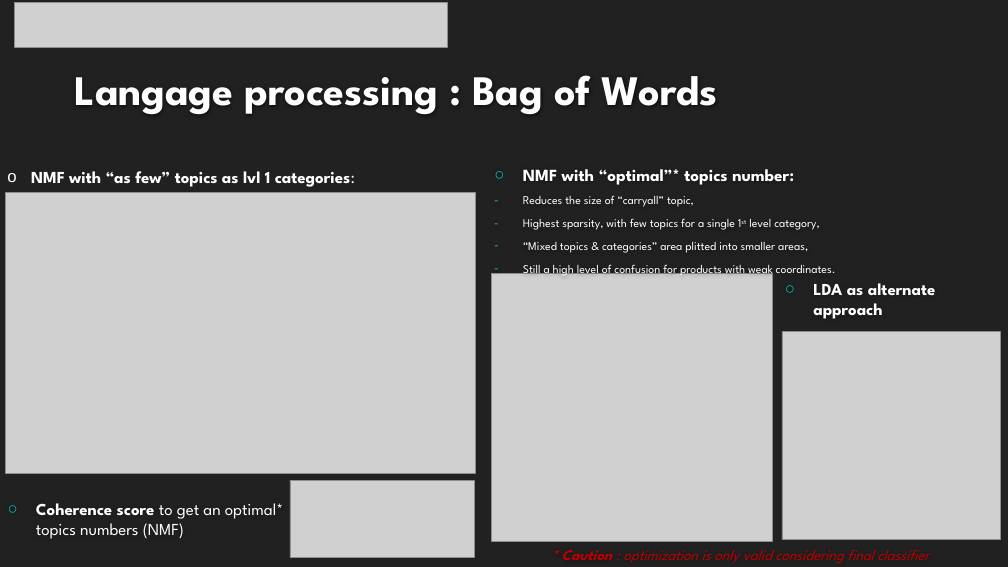
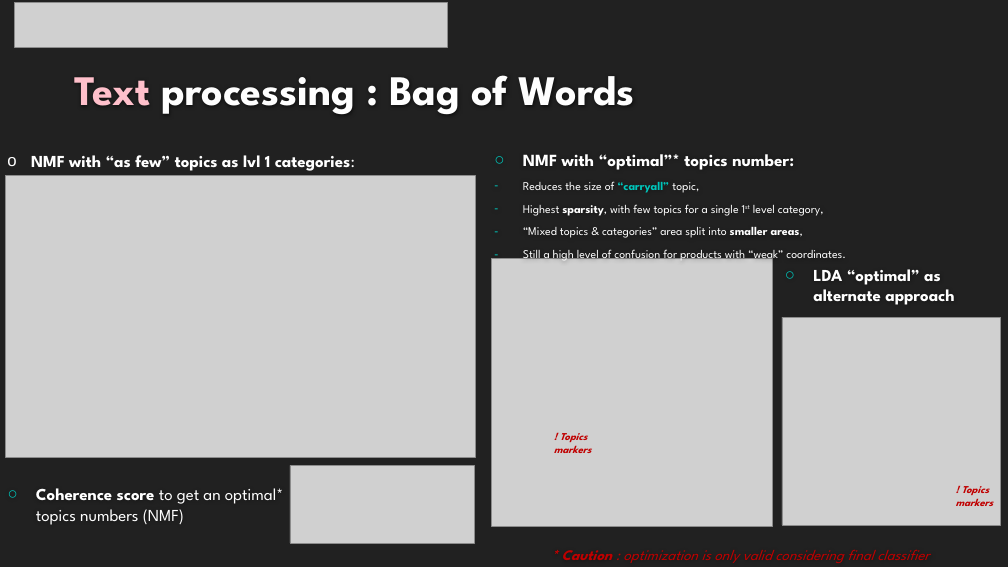
Before and after one commit to EtienneLardeur/P6_ClassificationEngine, a slide deck: slide 6 of P6_02_Support.pptx (slide 7 before the commit). Drawn at 1008x567 pixels with LibreOffice and Linux fonts; fonts in the diff are those of the drawing; grey boxes stand for pictures; background and template pictures are left out. Boxes give left, top, right and bottom in pixels: in the first picture for what was removed or moved away, otherwise in the second. Text is boxed around its words. In the diff, an @@ line names an element or a change of style, - is before the commit and + after.

```diff
--- a/P6_02_Support.pptx
+++ b/P6_02_Support.pptx
@@ title at (75,75,635,114): text changed @@
-Langage processing : Bag of Words
+Text processing : Bag of Words
@@ 4 pictures, 3 texts: place and size @@
-4 pictures, 3 texts at (5,169,1000,558)
+4 pictures, 3 texts at (5,154,1000,544)
@@ text at (523,181,824,216): text colour #FFFFFF to #00C6BB in "“carryall”"; bold on in "“carryall”", "sparsity," @@
@@ text at (523,227,846,263): text changed @@
-– “Mixed topics & categories” area plitted into smaller areas,
-– Still a high level of confusion for products with weak coordinates.
+– “Mixed topics & categories” area split into smaller areas,
+– Still a high level of confusion for products with “weak” coordinates.
@@ text at (813,269,954,305): text changed @@
-○ LDA as alternate approach
+○ LDA “optimal” as alternate approach
@@ text added at (554,433,591,453), 10 pt, text #C00000, bold, italic @@
+! Topics markers
@@ text added at (956,486,993,506), 10 pt, text #C00000, bold, italic @@
+! Topics markers
```
Also in this commit, not shown: 14 other slides changed, 1 slide added, 2 other files.
